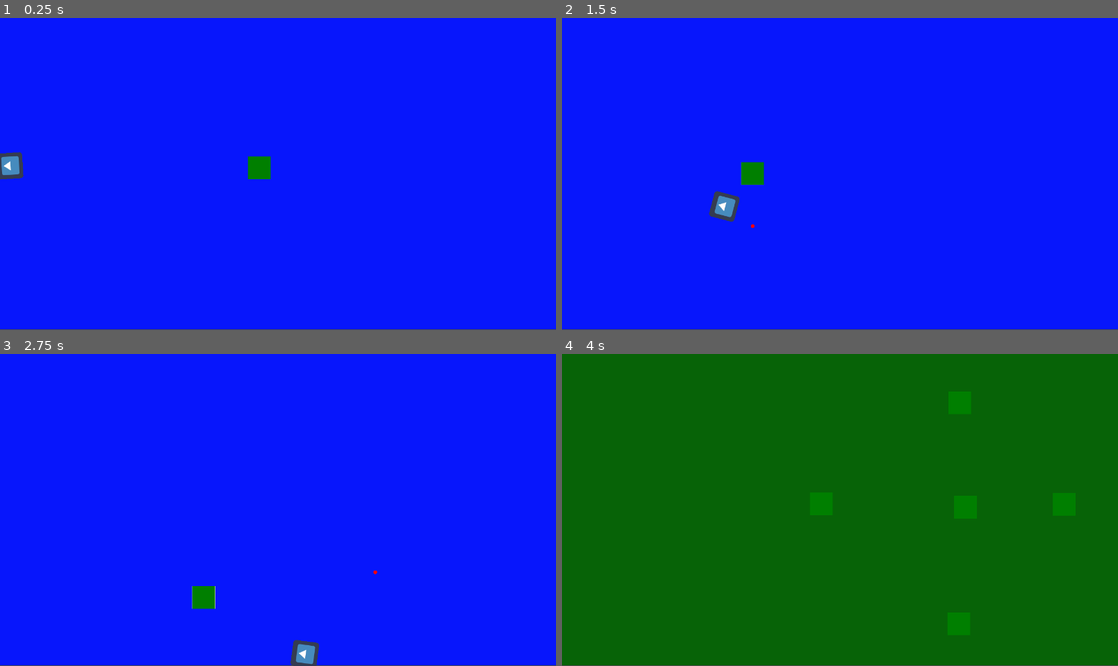
Above: before the commit, frames 1-4 (two rows, left to right).
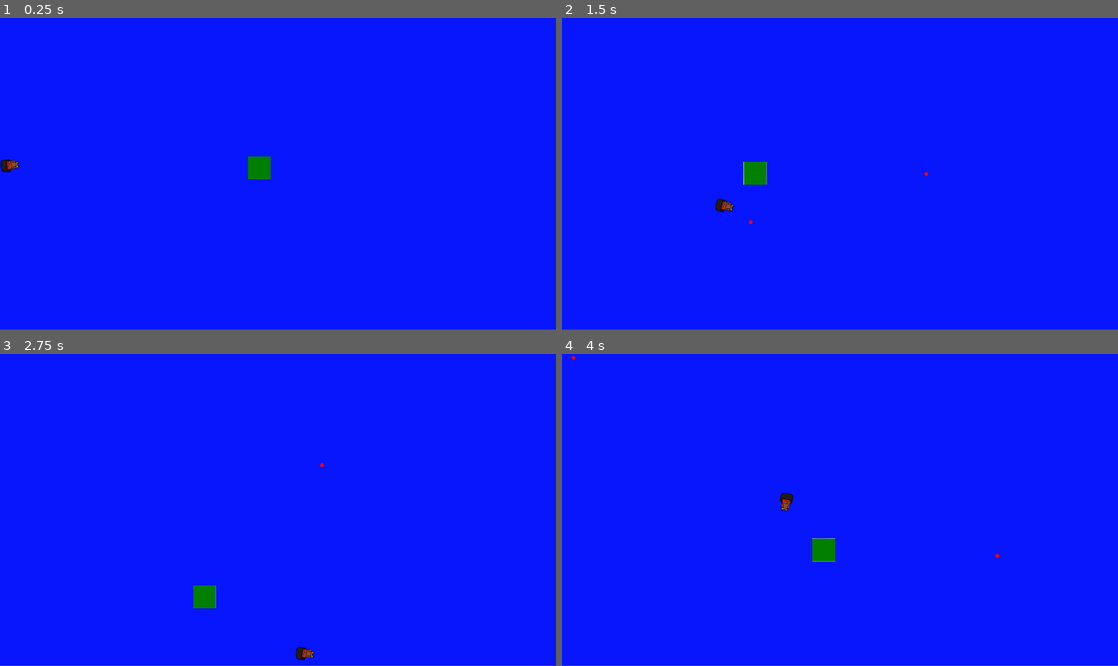
Above: after the commit, the same moments.

Repository: caduceusj/Projeto-GameJam
Game: Godot game, scene res://Cenas/Scene1.tscn
The game is run twice, just before and just after one commit, with the same random seed, the same clock (stepped at 60 frames per second) and the same inputs. This scene is started directly instead of the project's main scene. The engine's default icon, where the game draws it, is replaced by a stand-in: a white triangle on a blue panel in a dark square.
Inputs (mouse positions are in pixels of both pictures, inside the frame that each line leads up to):
- Up to frame 1 (0.25 s): no input
- Up to frame 2 (1.5 s): tap Enter at 0.5 s; move the mouse to (962, 158) at 0.52 s; hold Right (ui_right) 0.53-1.28 s; click (962, 158) at 0.6 s; move the mouse to (728, 189) at 1.27 s; hold Down (ui_down) from 1.28 s (still down); click (728, 189) at 1.35 s
- Up to frame 3 (2.75 s): move the mouse to (333, 441) at 2.02 s; release Down (ui_down) at 2.03 s; hold Right (ui_right) from 2.03 s (still down); click (333, 441) at 2.1 s
- Up to frame 4 (4 s): move the mouse to (812, 572) at 2.77 s; release Right (ui_right) at 2.78 s; hold Up (ui_up) 2.78-3.53 s; click (812, 572) at 2.85 s; move the mouse to (1006, 556) at 3.52 s; hold Left (ui_left) from 3.53 s (still down); click (1006, 556) at 3.6 s

The runs differ from the first frame. In frame 1, 0.3% of the frame differs, in the area x 0-5%, y 42-52%; in frame 2, 0.5%; in frame 3, 0.4%; in frame 4, 100%, in the area x 0-100%, y 0-100%.

Commit message:
Enemy that shoots added

Diff:
--- a/Cenas/Bullet.tscn
+++ b/Cenas/Bullet.tscn
@@ -10,6 +10,8 @@
 radius = 4.6
 
 [node name="Bullet" type="RigidBody2D" groups=["bullet"]]
+collision_layer = 2
+collision_mask = 2
 contacts_reported = 1
 contact_monitor = true
 can_sleep = false
@@ -23,6 +25,8 @@
 shape = SubResource( 1 )
 
 [node name="Area2D" type="Area2D" parent="." groups=["bullet"]]
+collision_layer = 2
+collision_mask = 2
 
 [node name="CollisionShape2D" type="CollisionShape2D" parent="Area2D" groups=["bullet"]]
 shape = SubResource( 2 )
--- a/Cenas/EnemyBasic.tscn
+++ b/Cenas/EnemyBasic.tscn
@@ -12,14 +12,14 @@
 [sub_resource type="RectangleShape2D" id=3]
 extents = Vector2( 21.5, 12.5 )
 
-[node name="EnemyBasic" type="KinematicBody2D"]
+[node name="EnemyBasic" type="KinematicBody2D" groups=["Enemy"]]
 script = ExtResource( 2 )
 
-[node name="Sprite" type="Sprite" parent="."]
+[node name="Sprite" type="Sprite" parent="." groups=["Enemy"]]
 scale = Vector2( 0.25, 0.25 )
 texture = ExtResource( 1 )
 
-[node name="CollisionShape2D" type="CollisionShape2D" parent="."]
+[node name="CollisionShape2D" type="CollisionShape2D" parent="." groups=["Enemy"]]
 shape = SubResource( 1 )
 
 [node name="Area2D" type="Area2D" parent="."]
@@ -30,9 +30,9 @@
 position = Vector2( -1, -1 )
 shape = SubResource( 2 )
 
-[node name="BulletArea" type="Area2D" parent="."]
+[node name="BulletArea" type="Area2D" parent="." groups=["Enemy"]]
 
-[node name="CollisionShape2D" type="CollisionShape2D" parent="BulletArea"]
+[node name="CollisionShape2D" type="CollisionShape2D" parent="BulletArea" groups=["Enemy"]]
 position = Vector2( -1.5, -1 )
 shape = SubResource( 3 )
 
--- a/Cenas/EnemyGunner.tscn
+++ b/Cenas/EnemyGunner.tscn
@@ -14,6 +14,10 @@
 scale = Vector2( 1, 1 )
 texture = ExtResource( 3 )
 
+[node name="BulletArea" parent="." index="3"]
+collision_layer = 3
+collision_mask = 3
+
 [node name="CollisionShape2D" parent="BulletArea" index="0"]
 position = Vector2( 0.5, -1 )
 
--- a/Cenas/Player.tscn
+++ b/Cenas/Player.tscn
@@ -1,13 +1,18 @@
-[gd_scene load_steps=5 format=2]
+[gd_scene load_steps=6 format=2]
 
 [ext_resource path="res://Scripts/Player.gd" type="Script" id=1]
-[ext_resource path="res://icon.png" type="Texture" id=2]
+[ext_resource path="res://Imagens/protagonista.png" type="Texture" id=2]
 
-[sub_resource type="RectangleShape2D" id=1]
-extents = Vector2( 29.5, 30 )
+[sub_resource type="CapsuleShape2D" id=3]
+radius = 15.0
+height = 16.0
 
 [sub_resource type="RectangleShape2D" id=2]
-extents = Vector2( 32, 32.5 )
+extents = Vector2( 19.5, 24 )
+
+[sub_resource type="CapsuleShape2D" id=4]
+radius = 16.0
+height = 16.0
 
 [node name="Player" type="KinematicBody2D"]
 script = ExtResource( 1 )
@@ -16,13 +21,24 @@
 texture = ExtResource( 2 )
 
 [node name="CollisionShape2D" type="CollisionShape2D" parent="."]
-position = Vector2( -0.5, -1 )
-shape = SubResource( 1 )
+position = Vector2( 1, 1 )
+shape = SubResource( 3 )
 
 [node name="Area2D" type="Area2D" parent="." groups=["player"]]
 
 [node name="CollisionShape2D" type="CollisionShape2D" parent="Area2D"]
-position = Vector2( -1, -0.5 )
+position = Vector2( 1, 0 )
 shape = SubResource( 2 )
 
 [node name="Camera2D" type="Camera2D" parent="."]
+
+[node name="BulletArea" type="Area2D" parent="."]
+collision_layer = 5
+collision_mask = 5
+
+[node name="CollisionShape2D" type="CollisionShape2D" parent="BulletArea"]
+position = Vector2( 1, 1 )
+shape = SubResource( 4 )
+
+[connection signal="body_entered" from="Area2D" to="." method="_on_Area2D_body_entered"]
+[connection signal="body_entered" from="BulletArea" to="." method="_on_BulletArea_body_entered"]
--- a/Cenas/Teste.tscn
+++ b/Cenas/Teste.tscn
@@ -10,5 +10,3 @@
 
 [node name="Player" parent="." groups=["player"] instance=ExtResource( 1 )]
 position = Vector2( 328, 374 )
-collision_layer = 2
-collision_mask = 2
--- a/Scripts/Player.gd
+++ b/Scripts/Player.gd
@@ -9,6 +9,7 @@
 export var bullet_speed = 1000
 export var fire_rate = 0.2
 var movespeed = 500
+var health = 3
 var can_fire = true
 # Called when the node enters the scene tree for the first time.
 func _ready():
@@ -53,5 +54,11 @@
 #	pass
 
 
-func _on_Area2D_body_entered(body):
-	pass # Replace with function body.
+
+
+func _on_BulletArea_body_entered(_body):
+	if _body.is_in_group("bullet"):
+		_body.queue_free()
+		get_tree().quit()
+	elif _body.is_in_group("Enemy"):
+		get_tree().quit()
